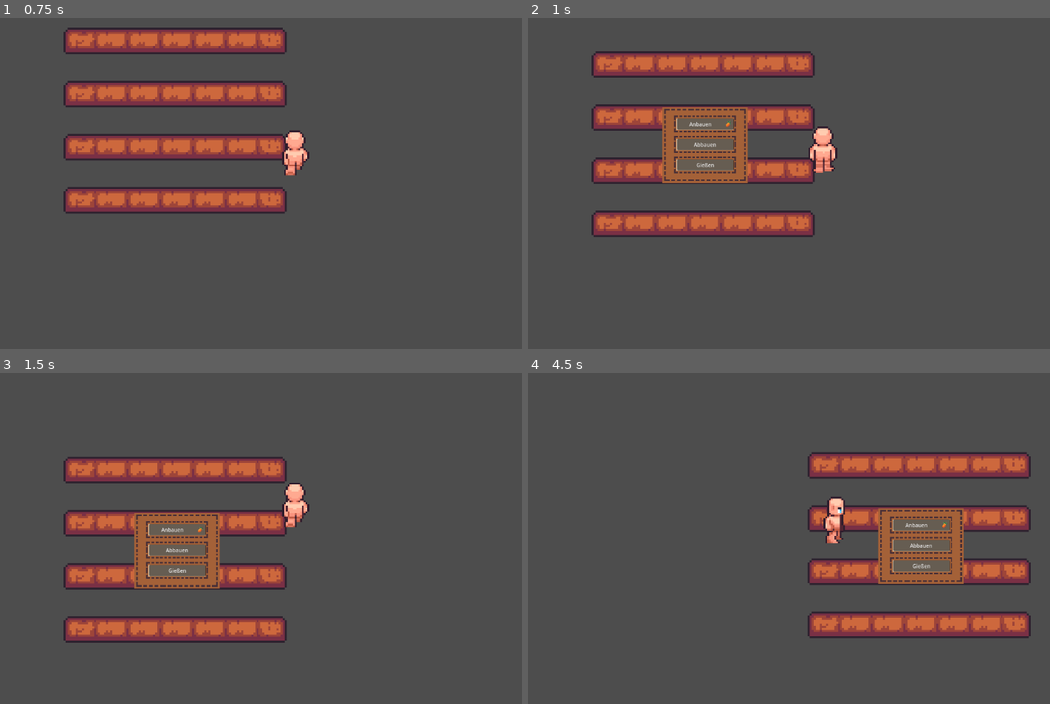
Above: before the commit, frames 1-4 (two rows, left to right).
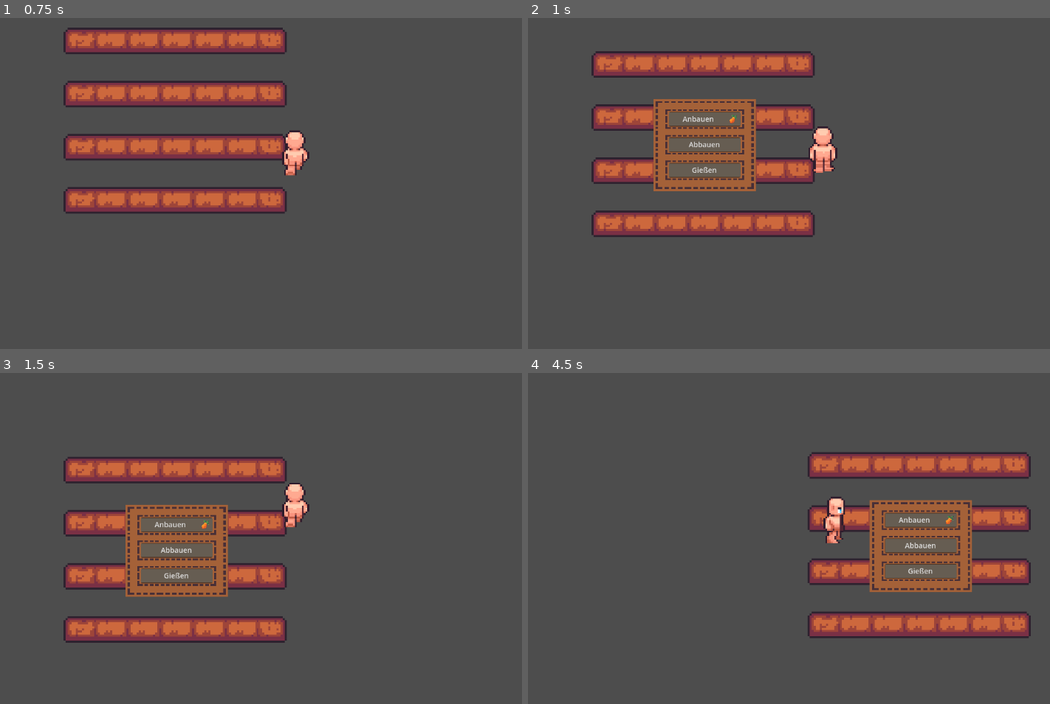
Above: after the commit, the same moments.

Repository: XDCocker420/Farming-Game-Project
Game: Godot game, scene res://scenes/maps/bill.tscn
Two runs of this game, one before a commit and one after it. Both use one fixed random seed, a clock stepped at 60 frames per second and the inputs below. This scene is started directly instead of the project's main scene.
Inputs (mouse positions are in pixels of both pictures, inside the frame that each line leads up to):
- Up to frame 1 (0.75 s): tap Enter (ui_accept) at 0.5 s; move the mouse to (78, 31) at 0.52 s; hold W (move_up) from 0.53 s (still down); hold E (interact) from 0.53 s (still down); click (78, 31) at 0.67 s
- Up to frame 2 (1 s): keep holding W (move_up); keep holding E (interact); tap Enter (ui_accept) at 0.77 s
- Up to frame 3 (1.5 s): keep holding W (move_up); move the mouse to (109, 445) at 1.27 s; release E (interact) at 1.28 s; click (109, 445) at 1.35 s
- Up to frame 4 (4.5 s): tap Enter (ui_accept) at 1.52, 3.02, 3.77 s; move the mouse to (674, 521) at 2.02 s; release W (move_up) at 2.03 s; hold Shift (sprint) 2.03-2.78 s; hold A (move_left) 2.03-3.53 s; click (674, 521) at 2.17 s; move the mouse to (820, 538) at 2.77 s; tap E (interact) at 2.85 s; click (820, 538) at 2.92 s; move the mouse to (950, 538) at 3.52 s; press the mouse at (950, 538) at 3.53 s; hold S (move_down) 3.53-4.28 s; move the mouse to (1003, 478) at 4.27 s; release the mouse at (1003, 478) at 4.28 s; hold D (move_right) from 4.28 s (still down); tap Shift (sprint) at 4.35 s; click (1003, 478) at 4.42 s

Frame 1 is identical in both runs. In frame 2, 3.7% of the frame differs, in the area x 24-44%, y 24-53%; in frame 3, 3.8%, in the area x 24-44%, y 39-68%; in frame 4, 3.8%.

Commit message:
farming_ui size optimised

Diff:
--- a/scenes/ui/ui_farming.tscn
+++ b/scenes/ui/ui_farming.tscn
@@ -21,10 +21,10 @@
 anchor_top = 0.5
 anchor_right = 0.5
 anchor_bottom = 0.5
-offset_left = -83.5
-offset_top = -74.0
-offset_right = 83.5
-offset_bottom = 74.0
+offset_left = -100.0
+offset_top = -90.0
+offset_right = 100.0
+offset_bottom = 90.0
 grow_horizontal = 2
 grow_vertical = 2
 texture = ExtResource("1_yhy4n")
@@ -32,20 +32,20 @@
 
 [node name="PlantButtonField" type="NinePatchRect" parent="Menu"]
 layout_mode = 0
-offset_left = 19.5
-offset_top = 14.0
-offset_right = 146.5
-offset_bottom = 52.0
+offset_left = 20.0
+offset_top = 17.0
+offset_right = 180.0
+offset_bottom = 62.0
 texture = ExtResource("1_yhy4n")
 region_rect = Rect2(289, 49, 46, 14)
 
 [node name="PlantButton" type="Button" parent="Menu/PlantButtonField"]
 layout_mode = 0
-offset_left = 9.0
+offset_left = 10.0
 offset_top = 8.0
-offset_right = 120.0
-offset_bottom = 30.0
-theme_override_font_sizes/font_size = 10
+offset_right = 150.0
+offset_bottom = 37.0
+theme_override_font_sizes/font_size = 14
 text = "Anbauen"
 icon = ExtResource("2_ybe8i")
 icon_alignment = 2
@@ -53,40 +53,40 @@
 
 [node name="HarvestButtonField" type="NinePatchRect" parent="Menu"]
 layout_mode = 0
-offset_left = 19.5
-offset_top = 54.0
-offset_right = 146.5
-offset_bottom = 92.0
+offset_left = 20.0
+offset_top = 67.0
+offset_right = 180.0
+offset_bottom = 112.0
 texture = ExtResource("1_yhy4n")
 region_rect = Rect2(289, 49, 46, 14)
 
 [node name="HarvestButton" type="Button" parent="Menu/HarvestButtonField"]
 layout_mode = 0
-offset_left = 9.0
+offset_left = 10.0
 offset_top = 8.0
-offset_right = 120.0
-offset_bottom = 30.0
-theme_override_font_sizes/font_size = 10
+offset_right = 150.0
+offset_bottom = 37.0
+theme_override_font_sizes/font_size = 14
 text = "Abbauen"
 icon_alignment = 2
 expand_icon = true
 
 [node name="WaterButtonField" type="NinePatchRect" parent="Menu"]
 layout_mode = 0
-offset_left = 19.5
-offset_top = 94.0
-offset_right = 146.5
-offset_bottom = 132.0
+offset_left = 20.0
+offset_top = 117.0
+offset_right = 180.0
+offset_bottom = 162.0
 texture = ExtResource("1_yhy4n")
 region_rect = Rect2(289, 49, 46, 14)
 
 [node name="WaterButton" type="Button" parent="Menu/WaterButtonField"]
 layout_mode = 0
-offset_left = 9.0
+offset_left = 10.0
 offset_top = 8.0
-offset_right = 120.0
-offset_bottom = 30.0
-theme_override_font_sizes/font_size = 10
+offset_right = 150.0
+offset_bottom = 37.0
+theme_override_font_sizes/font_size = 14
 text = "Gießen"
 icon_alignment = 2
 expand_icon = true
--- a/scenes/ui/ui_plant_mode.tscn
+++ b/scenes/ui/ui_plant_mode.tscn
@@ -17,10 +17,10 @@
 anchor_top = 0.5
 anchor_right = 0.5
 anchor_bottom = 0.5
-offset_left = -104.0
-offset_top = -24.0
-offset_right = 104.0
-offset_bottom = 24.0
+offset_left = -196.0
+offset_top = -64.0
+offset_right = 196.0
+offset_bottom = 64.0
 grow_horizontal = 2
 grow_vertical = 2
 texture = ExtResource("1_0fmlq")
@@ -33,7 +33,7 @@
 anchor_bottom = 1.0
 grow_horizontal = 2
 grow_vertical = 2
-theme_override_font_sizes/font_size = 26
+theme_override_font_sizes/font_size = 48
 text = "Anbau Modus"
 horizontal_alignment = 1
 vertical_alignment = 1
--- a/scenes/ui/ui_water_mode.tscn
+++ b/scenes/ui/ui_water_mode.tscn
@@ -17,10 +17,10 @@
 anchor_top = 0.5
 anchor_right = 0.5
 anchor_bottom = 0.5
-offset_left = -104.0
-offset_top = -24.0
-offset_right = 104.0
-offset_bottom = 24.0
+offset_left = -196.0
+offset_top = -64.0
+offset_right = 196.0
+offset_bottom = 64.0
 grow_horizontal = 2
 grow_vertical = 2
 texture = ExtResource("1_r8it2")
@@ -33,7 +33,7 @@
 anchor_bottom = 1.0
 grow_horizontal = 2
 grow_vertical = 2
-theme_override_font_sizes/font_size = 26
+theme_override_font_sizes/font_size = 48
 text = "Gieß Modus"
 horizontal_alignment = 1
 vertical_alignment = 1
